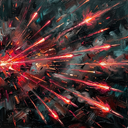
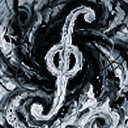
Layered file, before and after one edit (128 × 128). Changes by layer:
added group "Group 6" with 4 layers above "Layer 18" over [0, 0, 128, 128]
added layer "Layer 19" in group "Group 6" over [0, 0, 128, 128]
hid "Layer 18" over [0, 0, 128, 128]
moved "Layer 17" into group "Group 7" over [0, 0, 128, 128]
hid "Layer 16" over [0, 0, 128, 128]
